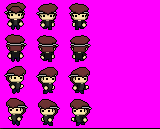
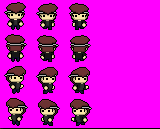
Two versions of the same layered image (160px x 129px). Layer-by-layer changes:
hid "spritesheet" over [7, 6, 24, 21]
